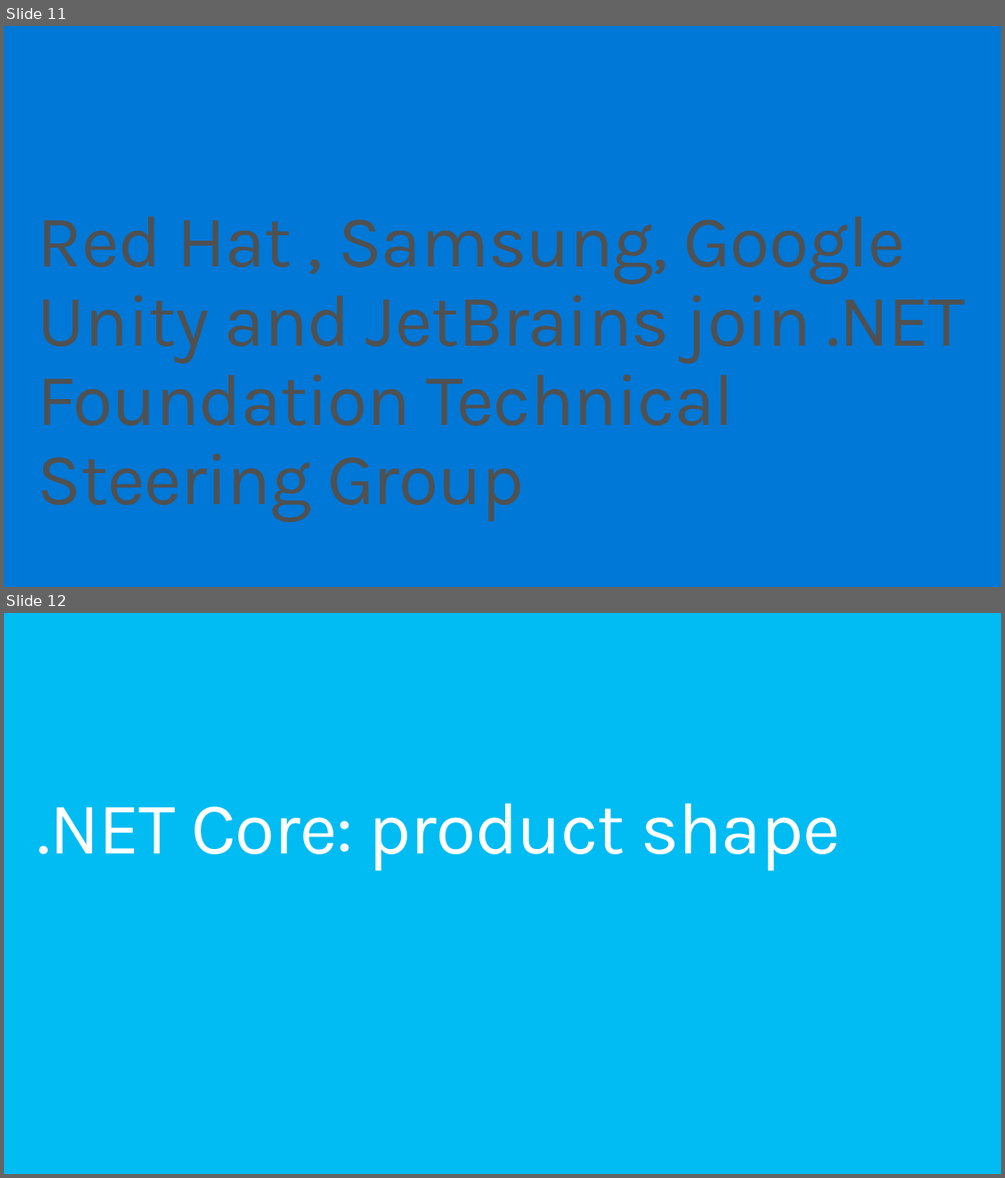
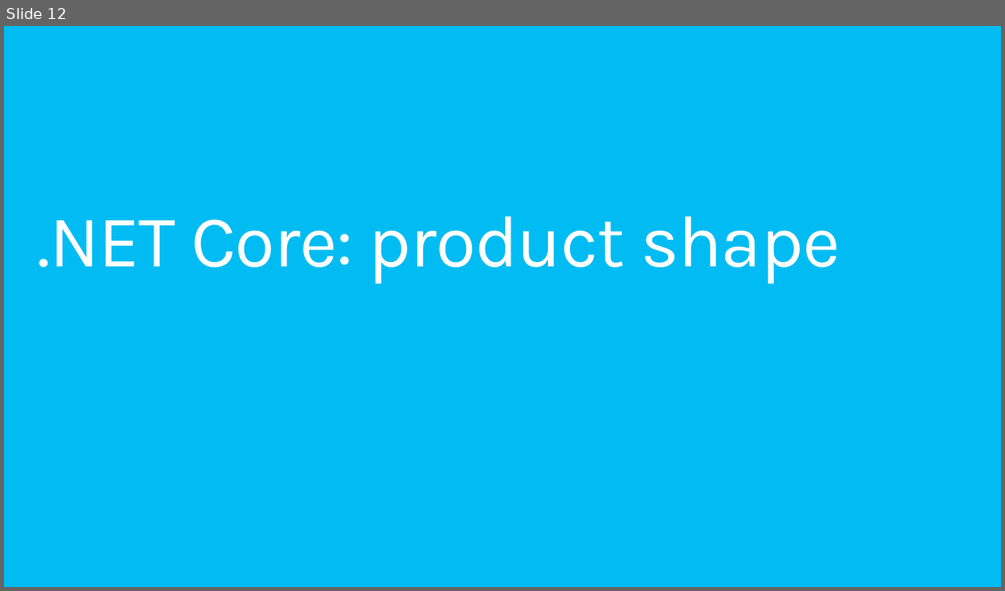
Before and after one commit to dotnet-presentations/dotnetcore-workshop, a slide deck: 1-Overview-Tools-Acquisition/netcore-workshop-overview-tools.pptx. Shown one above the other, each under a label of ours: slides 11 and 12 before the commit, slide 12 after it. The pictures are 1005x1178 and 1005x591 pixels, drawn with LibreOffice and Linux fonts; fonts in the diff are those of the drawing; background and template pictures are left out. Boxes give left, top, right and bottom in pixels: in the first picture for what was removed or moved away, otherwise in the second. Text is boxed around its words. In the diff, an @@ line names an element or a change of style, - is before the commit and + after.

```diff
--- a/1-Overview-Tools-Acquisition/netcore-workshop-overview-tools.pptx
+++ b/1-Overview-Tools-Acquisition/netcore-workshop-overview-tools.pptx
@@ slide 11 removed at (x1=4, y1=26, x2=1001, y2=587), background #0078D7 @@
@@ title removed at (x1=38, y1=216, x2=965, y2=522) @@
-Red Hat , Samsung, Google Unity and JetBrains join .NET Foundation Technical Steering Group
```
Also in this commit, not shown: 20 slides changed, 3 slides added, 4 other slides removed.
